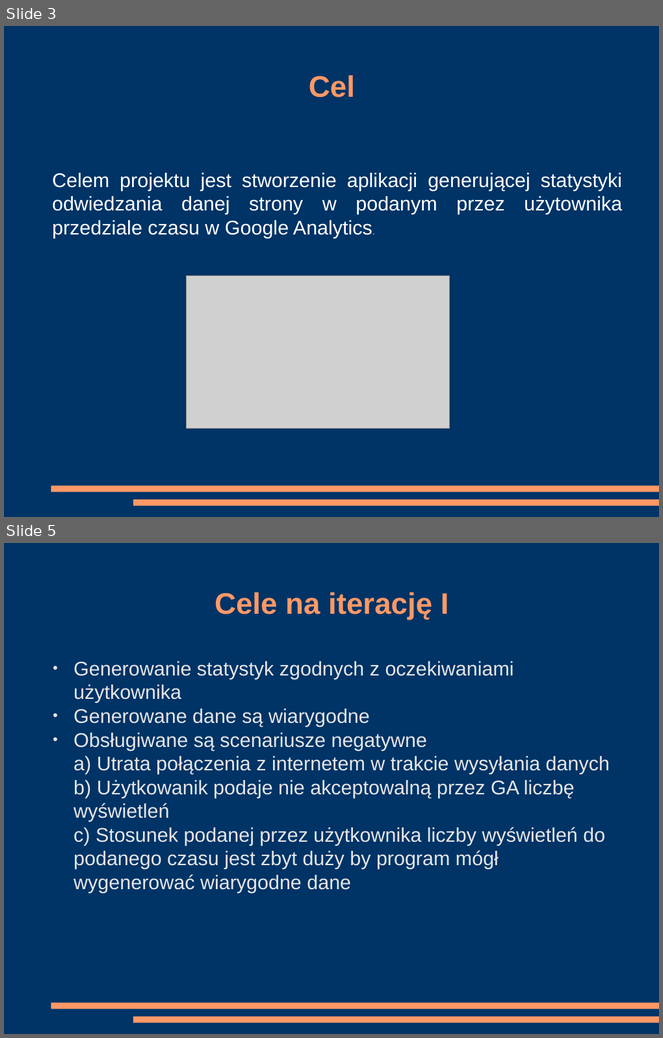
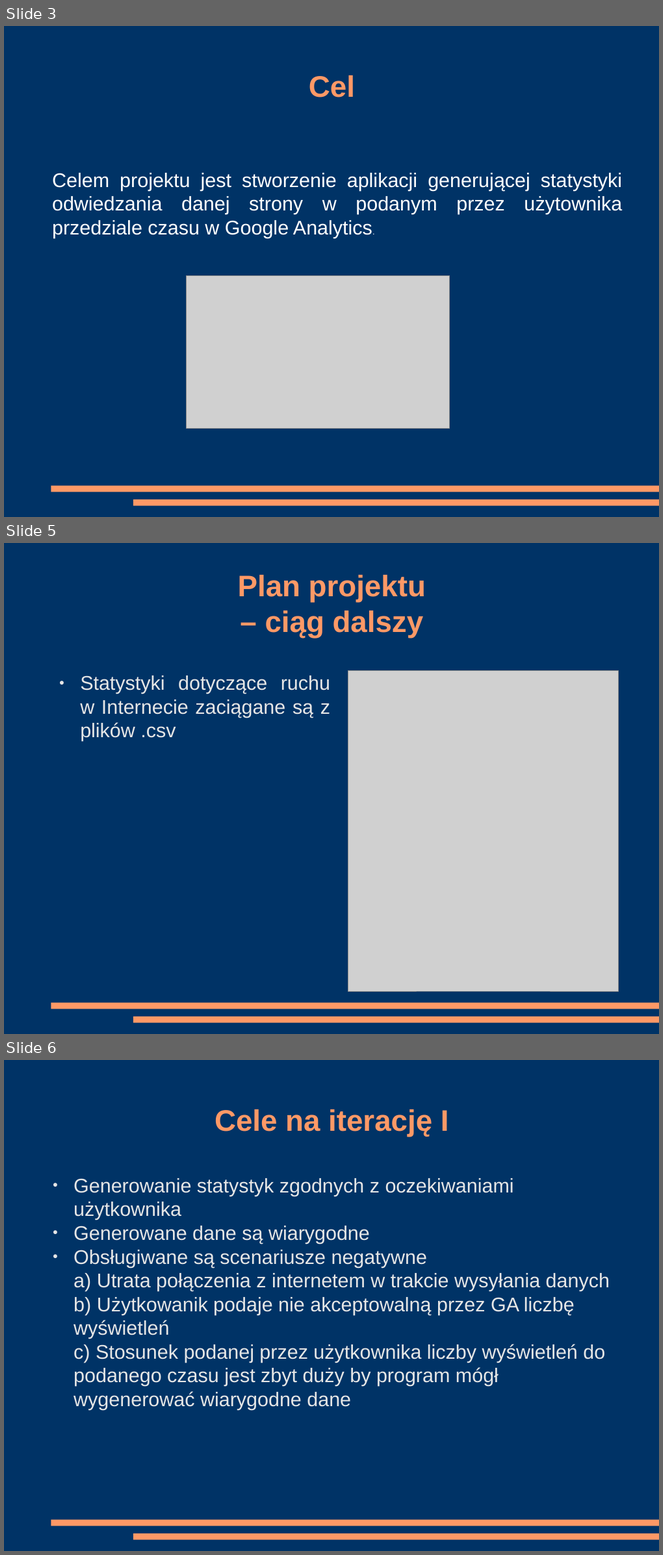
Before and after one commit to kanadas/IO, a slide deck: Iteracja_I_prezentacja.odp. Shown one above the other, each under a label of ours: slides 3 and 5 before the commit, slides 3, 5 and 6 after it; the slides between them are not shown. The pictures are 663x1038 and 663x1555 pixels, drawn with LibreOffice and Linux fonts; fonts in the diff are those of the drawing; grey boxes stand for pictures. Boxes give left, top, right and bottom in pixels: in the first picture for what was removed or moved away, otherwise in the second. Text is boxed around its words. In the diff, an @@ line names an element or a change of style, - is before the commit and + after.

```diff
--- a/Iteracja_I_prezentacja.odp
+++ b/Iteracja_I_prezentacja.odp
@@ slide 5 added at (x1=4, y1=543, x2=659, y2=1034), background #003366; not listed: 2 template elements that a slide beside it also shows @@
@@ title added at (x1=238, y1=575, x2=426, y2=638), 36 pt, text #FF9966, bold @@
+Plan projektu
+– ciąg dalszy
@@ text added at (x1=80, y1=676, x2=330, y2=741), 24 pt, text #E6E6E6 @@
+● Statystyki dotyczące ruchu w Internecie zaciągane są z plików .csv
@@ picture added at (x1=349, y1=671, x2=619, y2=992) @@
@@ what was slide 5 is now slide 6 @@
```
Also in this commit, not shown: 7 slides changed, 3 other slides added, 1 slide removed, 5 other files.
